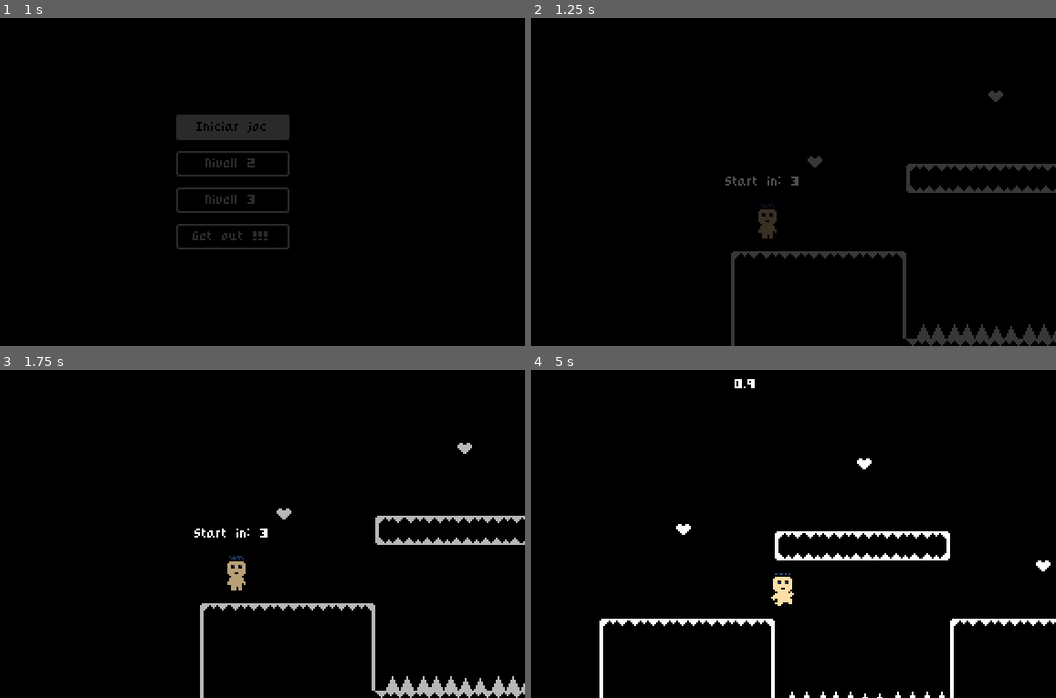
Above: before the commit, frames 1-4 (two rows, left to right).
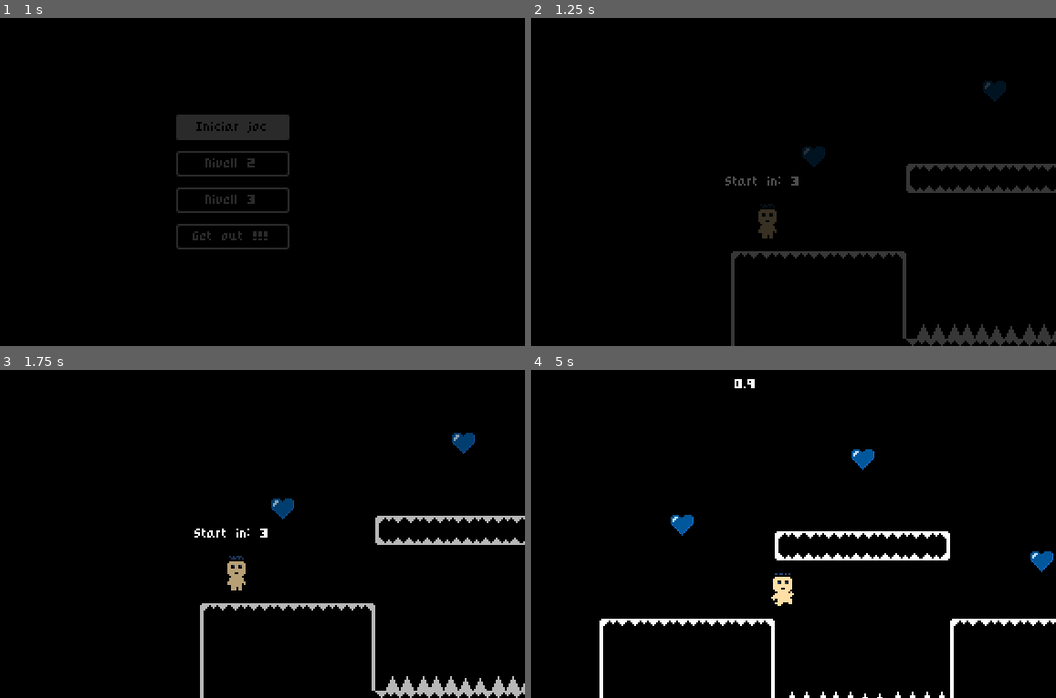
Above: after the commit, the same moments.

Repository: VictorProfe/Claret-plataformer
Game: Godot game, scene res://Menus/Menu inici/start_menu.tscn
Same seed, same stepped clock (60 frames per second), same inputs: the game is played once before the commit and once after it.
Inputs:
- Up to frame 1 (1 s): click "Iniciar joc" at 0.5 s
- Up to frame 2 (1.25 s): no input
- Up to frame 3 (1.75 s): hold Right (move_right) from 1.28 s (still down); tap Up (jump) at 1.52 s
- Up to frame 4 (5 s): tap Enter at 2, 3.5 s; tap Up (jump) at 2.27, 3.77, 4.52 s; tap Space at 2.75 s; release Right (move_right) at 2.78 s; hold Left (move_left) 2.78-3.53 s; hold Right (move_right) from 3.53 s (still down)

Frame 1 is identical in both runs. In frame 2, 0.4% of the frame differs, in the area x 51-91%, y 19-46%; in frame 3, 0.4%; in frame 4, 0.6%, in the area x 26-100%, y 24-62%.

Commit message:
canvi de cor blanc a cor blau
retocar nivell 1

Diff:
--- a/Objectes/cor/heart.tscn
+++ b/Objectes/cor/heart.tscn
@@ -1,10 +1,10 @@
 [gd_scene load_steps=4 format=3 uid="uid://b7ssnkt4brfcg"]
 
-[ext_resource type="Texture2D" uid="uid://bynkd4lxs6sja" path="res://assets/imatges/heart.png" id="2_xj1ov"]
+[ext_resource type="Texture2D" uid="uid://363jddlsmit2" path="res://Objectes/Cor blau.png" id="2_f7ayk"]
 [ext_resource type="Script" path="res://Objectes/cor/heart.gd" id="3_k8d4i"]
 
 [sub_resource type="CircleShape2D" id="CircleShape2D_w2mdw"]
-radius = 5.0
+radius = 7.0
 
 [node name="Heart" type="Area2D" groups=["Hearts"]]
 collision_layer = 0
@@ -12,9 +12,12 @@
 script = ExtResource("3_k8d4i")
 
 [node name="Sprite2D" type="Sprite2D" parent="."]
-texture = ExtResource("2_xj1ov")
+position = Vector2(-1, -2)
+scale = Vector2(0.0211593, 0.0211593)
+texture = ExtResource("2_f7ayk")
 
 [node name="CollisionShape2D" type="CollisionShape2D" parent="."]
+position = Vector2(-1, -4)
 shape = SubResource("CircleShape2D_w2mdw")
 
 [connection signal="body_entered" from="." to="." method="_on_body_entered"]
Not shown: 1 places in Nivells/Nivell 1/level_one.tscn that only renumber resources
Not shown: 1 places in Nivells/Nivell 2/level_two.tscn that only renumber resources
Renamed: assets/imatges/Cor blau.png -> Objectes/Cor blau.png
Not shown, changed: Objectes/Cor blau.png.import
